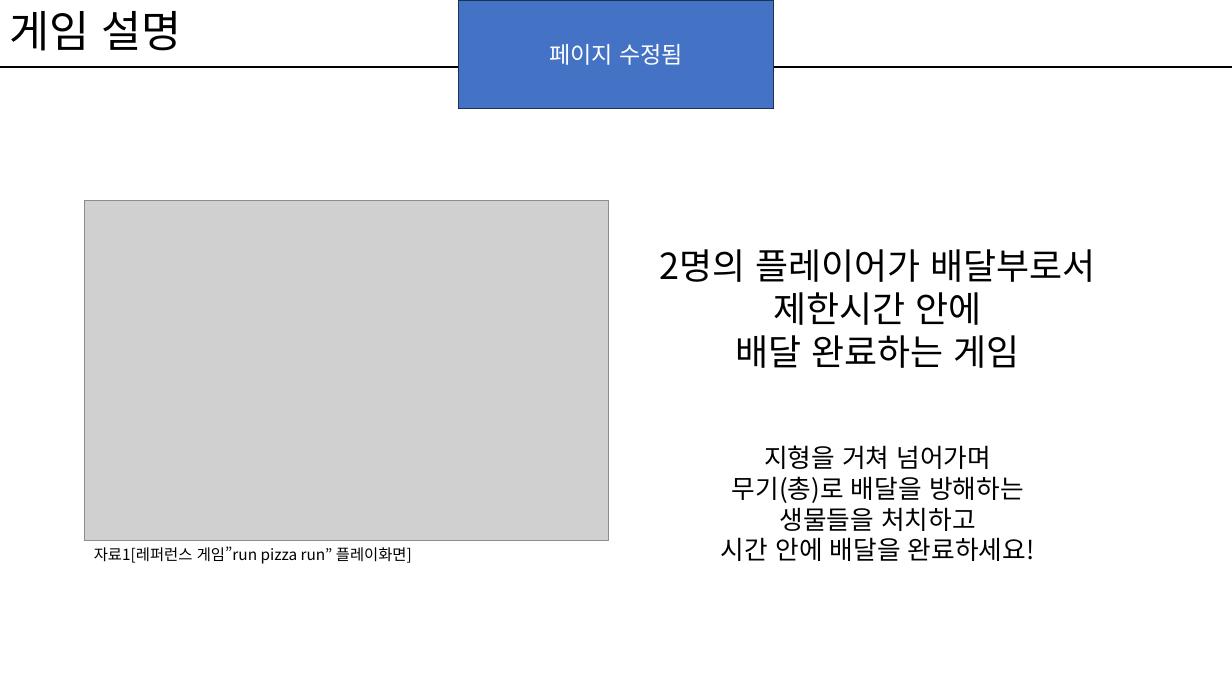
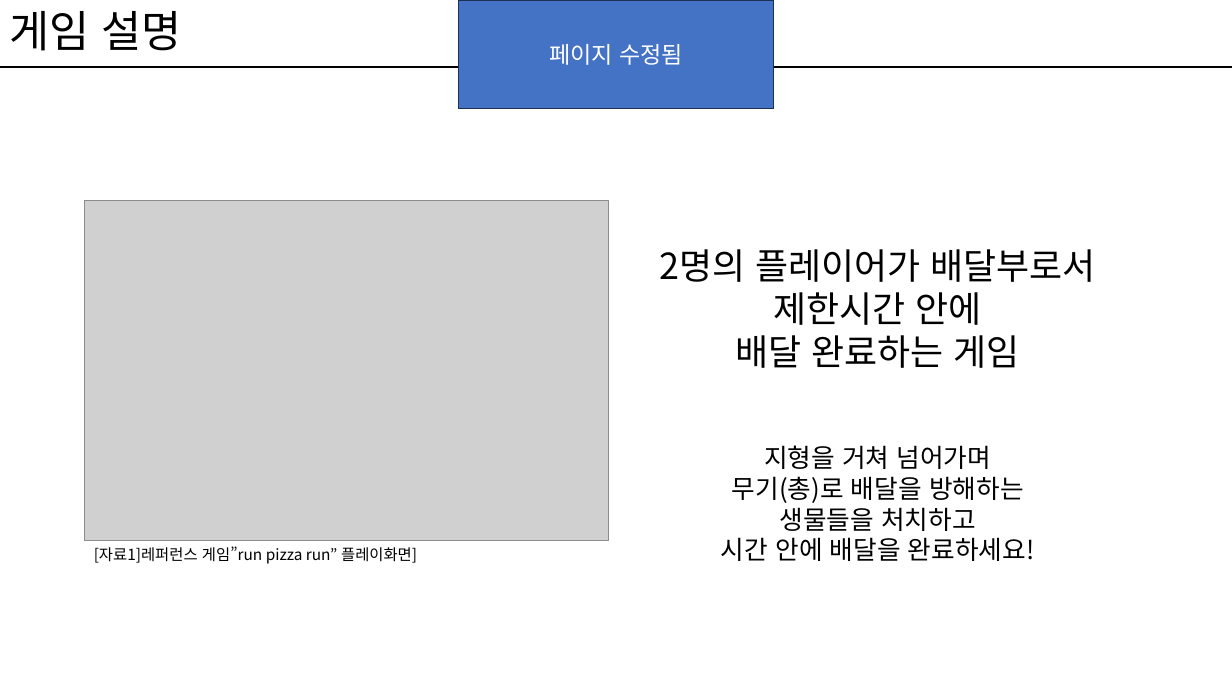
Before and after one commit to kwakyerin/2026_Graduation_Project, a slide deck: slide 5 of documents/HyunahKwon/01_works/01_designing/01_for_teammates/배트와 달트_기획.pptx. Drawn at 1232x693 pixels with LibreOffice and Linux fonts; fonts in the diff are those of the drawing; grey boxes stand for pictures. Boxes give left, top, right and bottom in pixels: in the first picture for what was removed or moved away, otherwise in the second. Text is boxed around its words. In the diff, an @@ line names an element or a change of style, - is before the commit and + after.

```diff
--- a/documents/HyunahKwon/01_works/01_designing/01_for_teammates/배트와 달트_기획.pptx
+++ b/documents/HyunahKwon/01_works/01_designing/01_for_teammates/배트와 달트_기획.pptx
@@ text at (94,546,417,564): text changed @@
-자료1[레퍼런스 게임”run pizza run” 플레이화면]
+[자료1]레퍼런스 게임”run pizza run” 플레이화면]
```
Also in this commit, not shown: 3 other slides changed, 5 other files.
